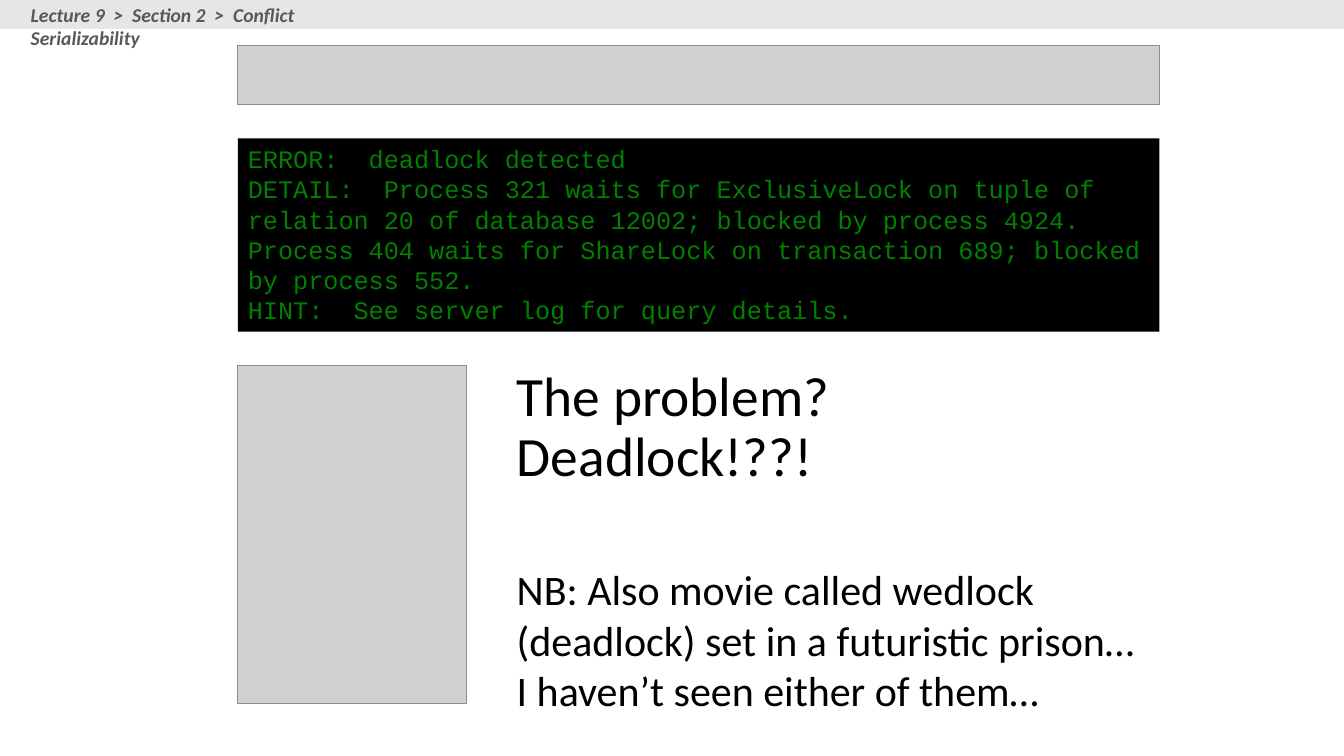
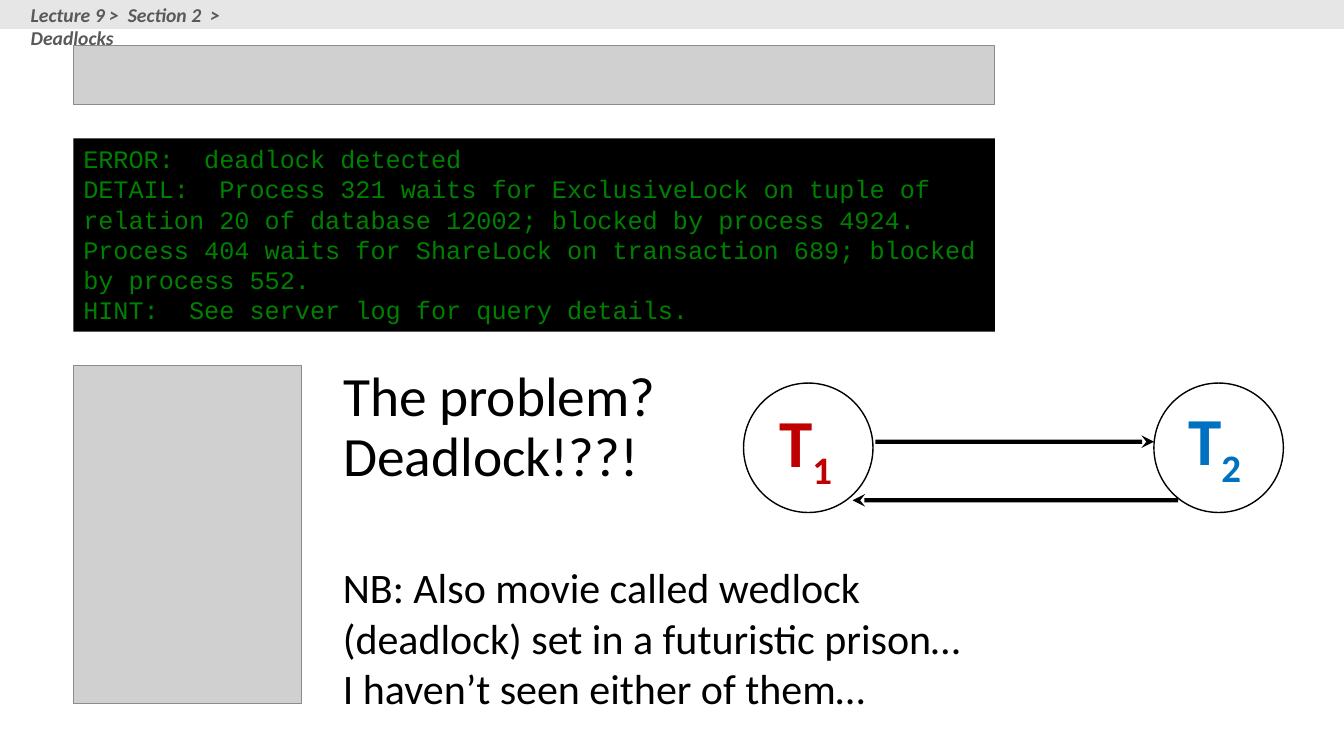
Before and after one commit to XIEQ/cs145-notebooks, a slide deck: slide 113 of lecture-8-9/Lectures_8_9_TXNs.pptx (slide 102 before the commit). Drawn at 1344x756 pixels with LibreOffice and Linux fonts; fonts in the diff are those of the drawing; grey boxes stand for pictures. Boxes give left, top, right and bottom in pixels: in the first picture for what was removed or moved away, otherwise in the second. Text is boxed around its words. In the diff, an @@ line names an element or a change of style, - is before the commit and + after.

```diff
--- a/lecture-8-9/Lectures_8_9_TXNs.pptx
+++ b/lecture-8-9/Lectures_8_9_TXNs.pptx
@@ text at (x1=31, y1=8, x2=201, y2=51): text changed @@
-Lecture 9 > Section 2 > Conflict Serializability
+Lecture 9 > Section 2 > Deadlocks
@@ 2 pictures, 1 rectangle moved together from (x1=238, y1=45, x2=1159, y2=705) to (x1=74, y1=45, x2=995, y2=705) @@
@@ title "The problem? Deadlock!??!" moved from (x1=517, y1=377, x2=829, y2=477) to (x1=343, y1=377, x2=655, y2=477) @@
@@ group added at (x1=744, y1=383, x2=1284, y2=512): 2 ellipses, 2 arrows, 2 texts @@
+T1
+T2
@@ text "NB: Also movie called wedlock ..." moved from (x1=517, y1=576, x2=1134, y2=707) to (x1=343, y1=574, x2=960, y2=705) @@
```
Also in this commit, not shown: 13 other slides changed, 19 slides added, 11 slides removed, 2 other files.
